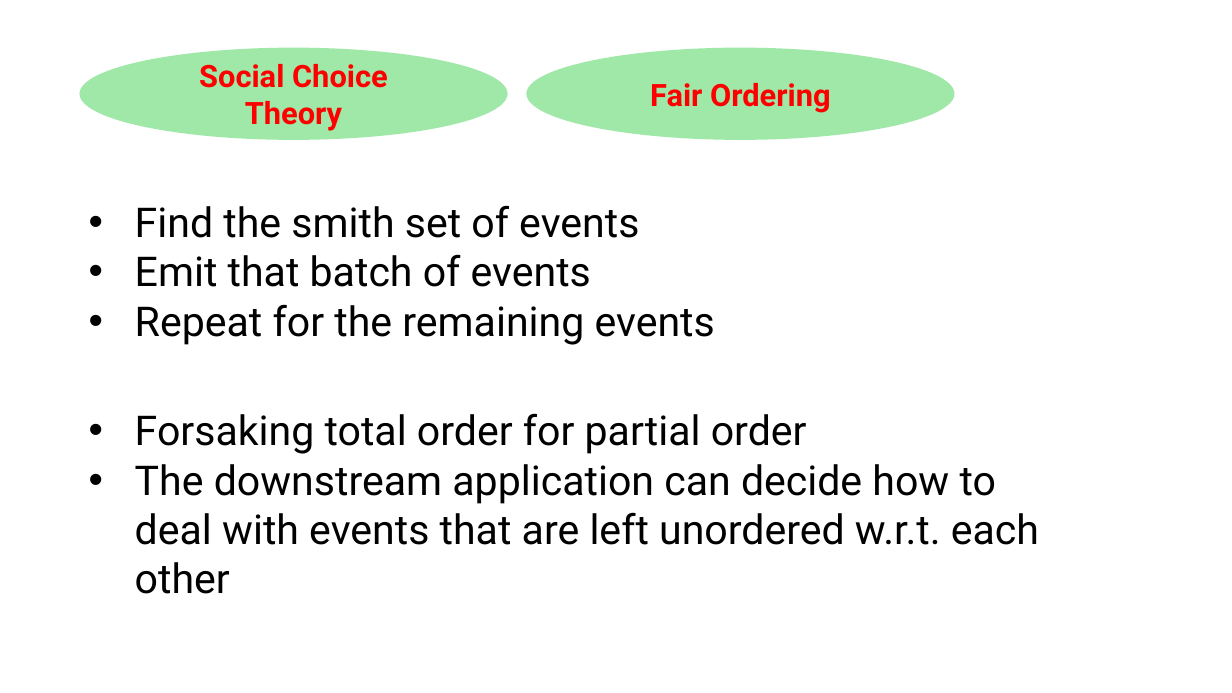
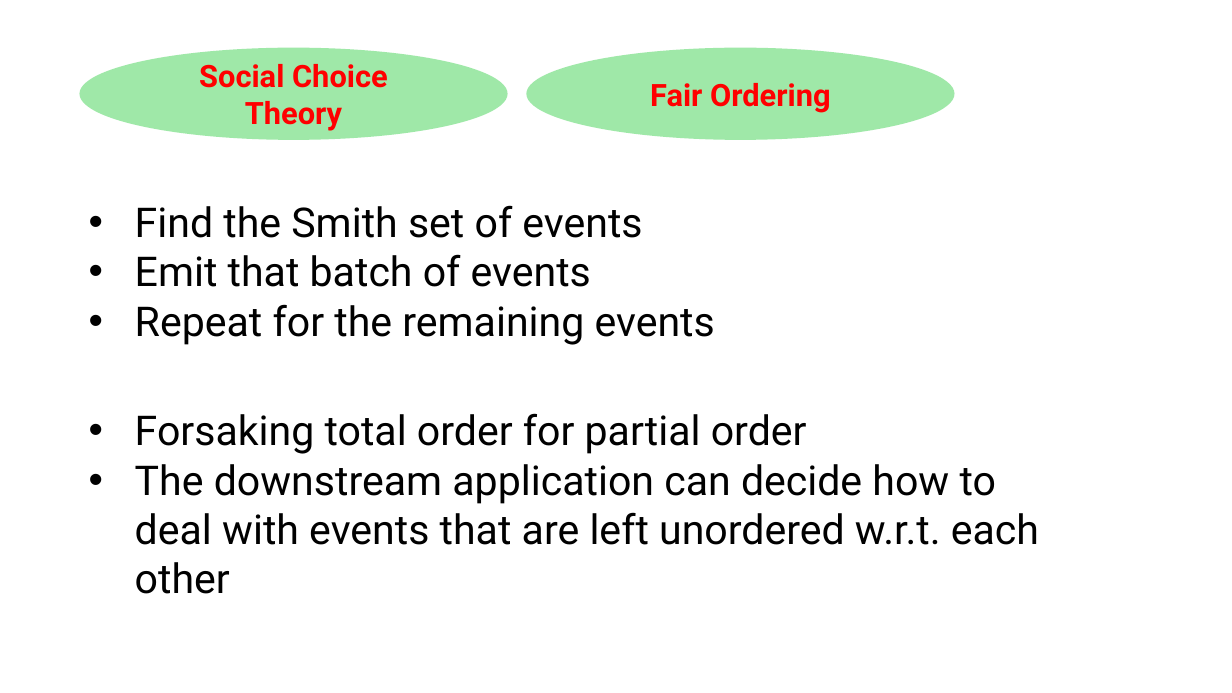
Before and after one commit to HaseebLUMS/Onyx-Presentation, a slide deck: slide 143 of thesis-latency-fairness.pptx. Drawn at 1232x693 pixels with LibreOffice and Linux fonts; fonts in the diff are those of the drawing. Boxes give left, top, right and bottom in pixels: in the first picture for what was removed or moved away, otherwise in the second. Text is boxed around its words. In the diff, an @@ line names an element or a change of style, - is before the commit and + after.

```diff
--- a/thesis-latency-fairness.pptx
+++ b/thesis-latency-fairness.pptx
@@ text at [135, 205, 642, 238]: text changed @@
-• Find the smith set of events
+• Find the Smith set of events
```
Also in this commit, not shown: 3 other slides changed, 1 slide added.
